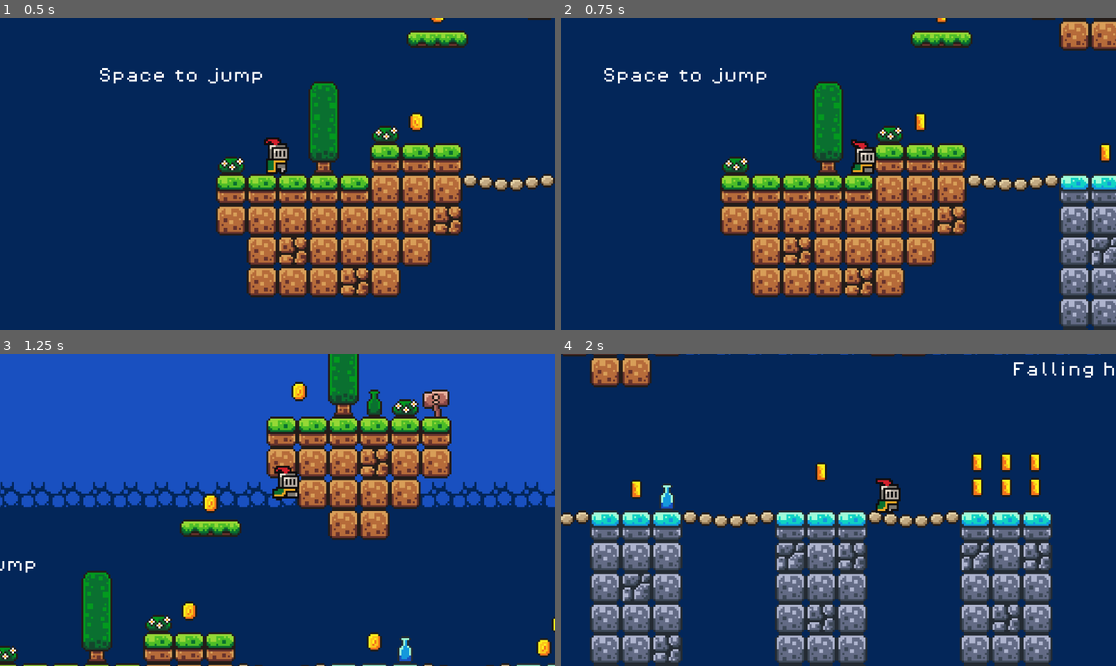
Above: before the commit, frames 1-4 (two rows, left to right).
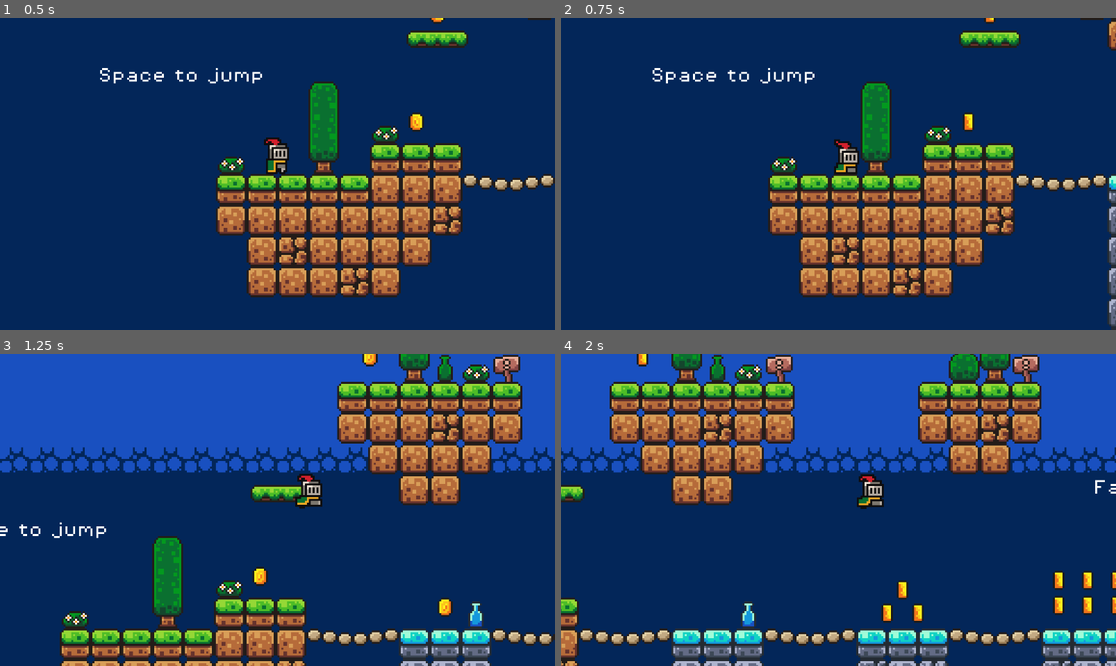
Above: after the commit, the same moments.

Repository: SecretMoss/Gregory-James-WGS-CS-Modules
Game: Godot game, scene res://scenes/Game.tscn
Two runs of this game, one before a commit and one after it. Both use one fixed random seed, a clock stepped at 60 frames per second and the inputs below.
Inputs:
- Up to frame 1 (0.5 s): no input
- Up to frame 2 (0.75 s): tap Enter (ui_accept) at 0.5 s; hold Right (move_right) from 0.53 s (still down)
- Up to frame 3 (1.25 s): keep holding Right (move_right); tap Space (jump) at 0.77 s
- Up to frame 4 (2 s): keep holding Right (move_right); tap Space (jump) at 1.52 s

Frame 1 is identical in both runs. In frame 2, 28% of the frame differs, in the area x 7-100%, y 0-100%; in frame 3, 39%; in frame 4, 71%, in the area x 0-100%, y 0-100%.

Commit message:
My modifications for chapter 2.1
Changes:

- Lowered the player speed and jump velocity to improve handling.
- Changed player hitbox from a circle to a rectangle to improve collision and jump detection when running off of ledges.
- Slightly modified the hitboxes of some of the bridge components so that the new player collision shape no longer gets stuck on them.
- The player's speed now gradually increases and decreases, and they will slow down much faster on the ground than if they are in the air.
- Increased the height of the moving platform and the coins above it. Also added a pause whenever the platform reaches either side of its path so the player has time to get on or off of it.

Diff:
--- a/scenes/Game.tscn
+++ b/scenes/Game.tscn
@@ -55,11 +55,11 @@
 8:1/0 = 0
 8:1/0/physics_layer_0/polygon_0/points = PackedVector2Array(-8, -8, 8, -8, 8, 8, -8, 8)
 9:1/0 = 0
-9:1/0/physics_layer_0/polygon_0/points = PackedVector2Array(-8, -8, 8, -6.29505, 8, 0, -8, -1.79859)
+9:1/0/physics_layer_0/polygon_0/points = PackedVector2Array(-8, -8, 8, -5.48238, 8, -1.07915, -8, -1.97845)
 10:1/0 = 0
 10:1/0/physics_layer_0/polygon_0/points = PackedVector2Array(-8, -5.75548, 8, -5.75548, 8, 1.43887, -8, 1.25901)
 11:1/0 = 0
-11:1/0/physics_layer_0/polygon_0/points = PackedVector2Array(-8, -6.1152, 8, -8, 8, -1.07915, -8, 1.07915)
+11:1/0/physics_layer_0/polygon_0/points = PackedVector2Array(-8, -5.57562, 8, -8, 8, -2.1583, -8, -0.179857)
 0:2/0 = 0
 0:2/0/physics_layer_0/polygon_0/points = PackedVector2Array(-8, -8, 8, -8, 8, 8, -8, 8)
 1:2/0 = 0
@@ -195,7 +195,7 @@
 
 [sub_resource type="Animation" id="Animation_cpr0p"]
 resource_name = "move"
-length = 2.0
+length = 3.0
 loop_mode = 2
 tracks/0/type = "value"
 tracks/0/imported = false
@@ -204,10 +204,10 @@
 tracks/0/interp = 1
 tracks/0/loop_wrap = true
 tracks/0/keys = {
-"times": PackedFloat32Array(0.01, 2),
-"transitions": PackedFloat32Array(1, 1),
+"times": PackedFloat32Array(0, 0.333333, 2.68333, 3),
+"transitions": PackedFloat32Array(1, 1, 1, 1),
 "update": 0,
-"values": [Vector2(352, -123), Vector2(464, -123)]
+"values": [Vector2(351, -161), Vector2(351, -161), Vector2(463, -162), Vector2(463, -162)]
 }
 
 [sub_resource type="AnimationLibrary" id="AnimationLibrary_s0nni"]
@@ -271,13 +271,13 @@
 position = Vector2(243, -168)
 
 [node name="coin5" parent="coins" instance=ExtResource("4_78awf")]
-position = Vector2(353, -137)
+position = Vector2(359, -171)
 
 [node name="coin6" parent="coins" instance=ExtResource("4_78awf")]
-position = Vector2(401, -137)
+position = Vector2(407, -171)
 
 [node name="coin7" parent="coins" instance=ExtResource("4_78awf")]
-position = Vector2(448, -138)
+position = Vector2(454, -172)
 
 [node name="coin8" parent="coins" instance=ExtResource("4_78awf")]
 position = Vector2(168, -11)
--- a/scenes/coin.tscn
+++ b/scenes/coin.tscn
@@ -98,6 +98,45 @@
 
 [sub_resource type="CircleShape2D" id="CircleShape2D_ssuvv"]
 radius = 4.12311
+
+[sub_resource type="Animation" id="Animation_1ikuy"]
+length = 0.001
+tracks/0/type = "value"
+tracks/0/imported = false
+tracks/0/enabled = true
+tracks/0/path = NodePath("AnimatedSprite2D:visible")
+tracks/0/interp = 1
+tracks/0/loop_wrap = true
+tracks/0/keys = {
+"times": PackedFloat32Array(0),
+"transitions": PackedFloat32Array(1),
+"update": 1,
+"values": [true]
+}
+tracks/1/type = "value"
+tracks/1/imported = false
+tracks/1/enabled = true
+tracks/1/path = NodePath("CollisionShape2D:disabled")
+tracks/1/interp = 1
+tracks/1/loop_wrap = true
+tracks/1/keys = {
+"times": PackedFloat32Array(0),
+"transitions": PackedFloat32Array(1),
+"update": 1,
+"values": [false]
+}
+tracks/2/type = "value"
+tracks/2/imported = false
+tracks/2/enabled = true
+tracks/2/path = NodePath("pickupSound:playing")
+tracks/2/interp = 1
+tracks/2/loop_wrap = true
+tracks/2/keys = {
+"times": PackedFloat32Array(0),
+"transitions": PackedFloat32Array(1),
+"update": 1,
+"values": [false]
+}
 
 [sub_resource type="Animation" id="Animation_d14el"]
 resource_name = "pickup"
@@ -152,45 +191,6 @@
 }]
 }
 
-[sub_resource type="Animation" id="Animation_1ikuy"]
-length = 0.001
-tracks/0/type = "value"
-tracks/0/imported = false
-tracks/0/enabled = true
-tracks/0/path = NodePath("AnimatedSprite2D:visible")
-tracks/0/interp = 1
-tracks/0/loop_wrap = true
-tracks/0/keys = {
-"times": PackedFloat32Array(0),
-"transitions": PackedFloat32Array(1),
-"update": 1,
-"values": [true]
-}
-tracks/1/type = "value"
-tracks/1/imported = false
-tracks/1/enabled = true
-tracks/1/path = NodePath("CollisionShape2D:disabled")
-tracks/1/interp = 1
-tracks/1/loop_wrap = true
-tracks/1/keys = {
-"times": PackedFloat32Array(0),
-"transitions": PackedFloat32Array(1),
-"update": 1,
-"values": [false]
-}
-tracks/2/type = "value"
-tracks/2/imported = false
-tracks/2/enabled = true
-tracks/2/path = NodePath("pickupSound:playing")
-tracks/2/interp = 1
-tracks/2/loop_wrap = true
-tracks/2/keys = {
-"times": PackedFloat32Array(0),
-"transitions": PackedFloat32Array(1),
-"update": 1,
-"values": [false]
-}
-
 [sub_resource type="AnimationLibrary" id="AnimationLibrary_wnlwo"]
 _data = {
 &"RESET": SubResource("Animation_1ikuy"),
--- a/scenes/player.tscn
+++ b/scenes/player.tscn
@@ -168,8 +168,8 @@
 "speed": 10.0
 }]
 
-[sub_resource type="CircleShape2D" id="CircleShape2D_sweqy"]
-radius = 5.0
+[sub_resource type="RectangleShape2D" id="RectangleShape2D_g2els"]
+size = Vector2(13, 15)
 
 [node name="Player" type="CharacterBody2D"]
 z_index = 5
@@ -183,5 +183,5 @@
 autoplay = "idle"
 
 [node name="CollisionShape2D" type="CollisionShape2D" parent="."]
-position = Vector2(0, -5)
-shape = SubResource("CircleShape2D_sweqy")
+position = Vector2(-0.5, -7.5)
+shape = SubResource("RectangleShape2D_g2els")
--- a/scripts/player.gd
+++ b/scripts/player.gd
@@ -1,8 +1,9 @@
 extends CharacterBody2D
 
 
-const SPEED = 300.0
-const JUMP_VELOCITY = -400.0
+const SPEED = 200.0
+const JUMP_VELOCITY = -350.0
+const ACCELERATION = 500
 
 @onready var animated_sprite: AnimatedSprite2D = $AnimatedSprite2D
 
@@ -35,8 +36,11 @@
 
 	# Applies the movement
 	if direction:
-		velocity.x = direction * SPEED
+		velocity.x = move_toward(velocity.x, direction * SPEED, ACCELERATION * delta)
 	else:
-		velocity.x = move_toward(velocity.x, 0, SPEED)
+		if is_on_floor():
+			velocity.x = move_toward(velocity.x, 0, 30)
+		else:
+			velocity.x = move_toward(velocity.x, 0, ACCELERATION * delta)
 
 	move_and_slide()
